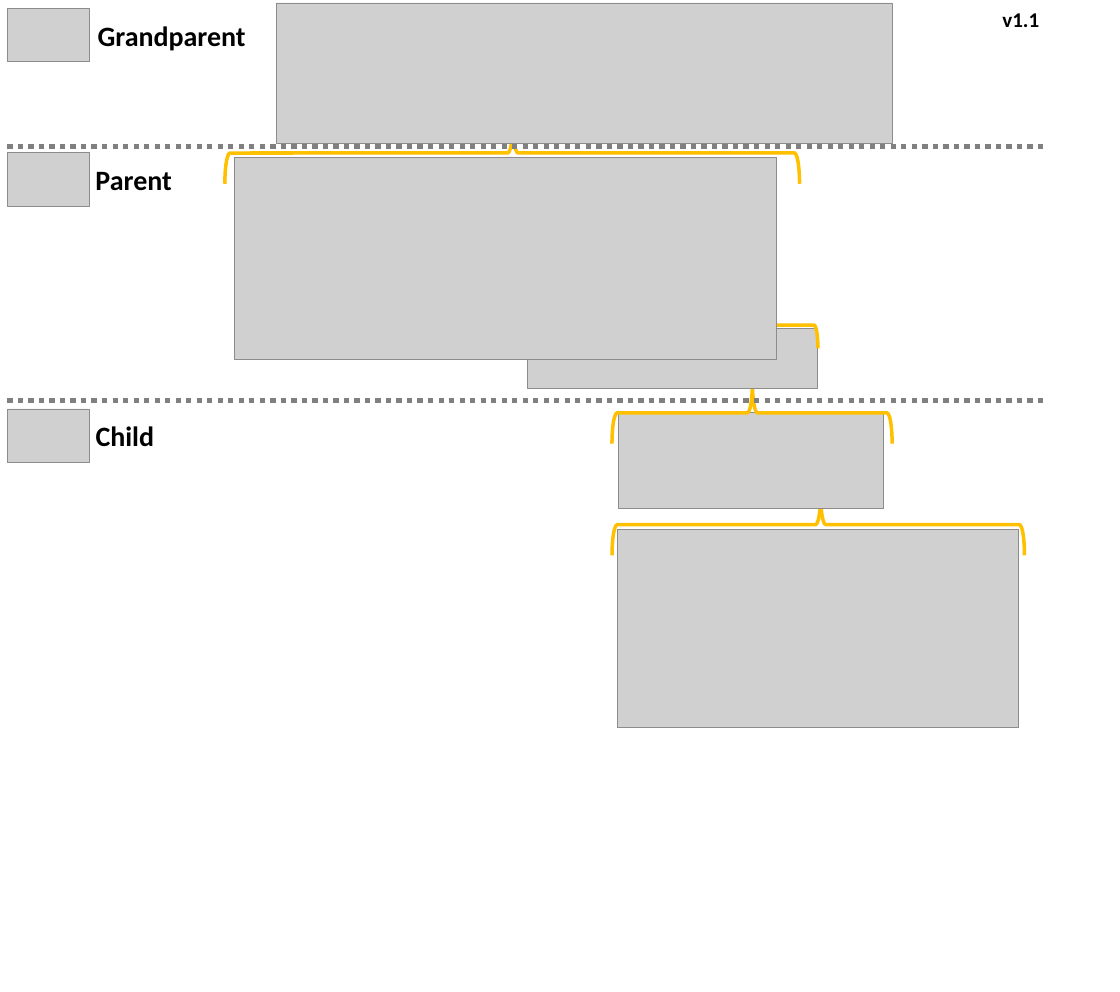
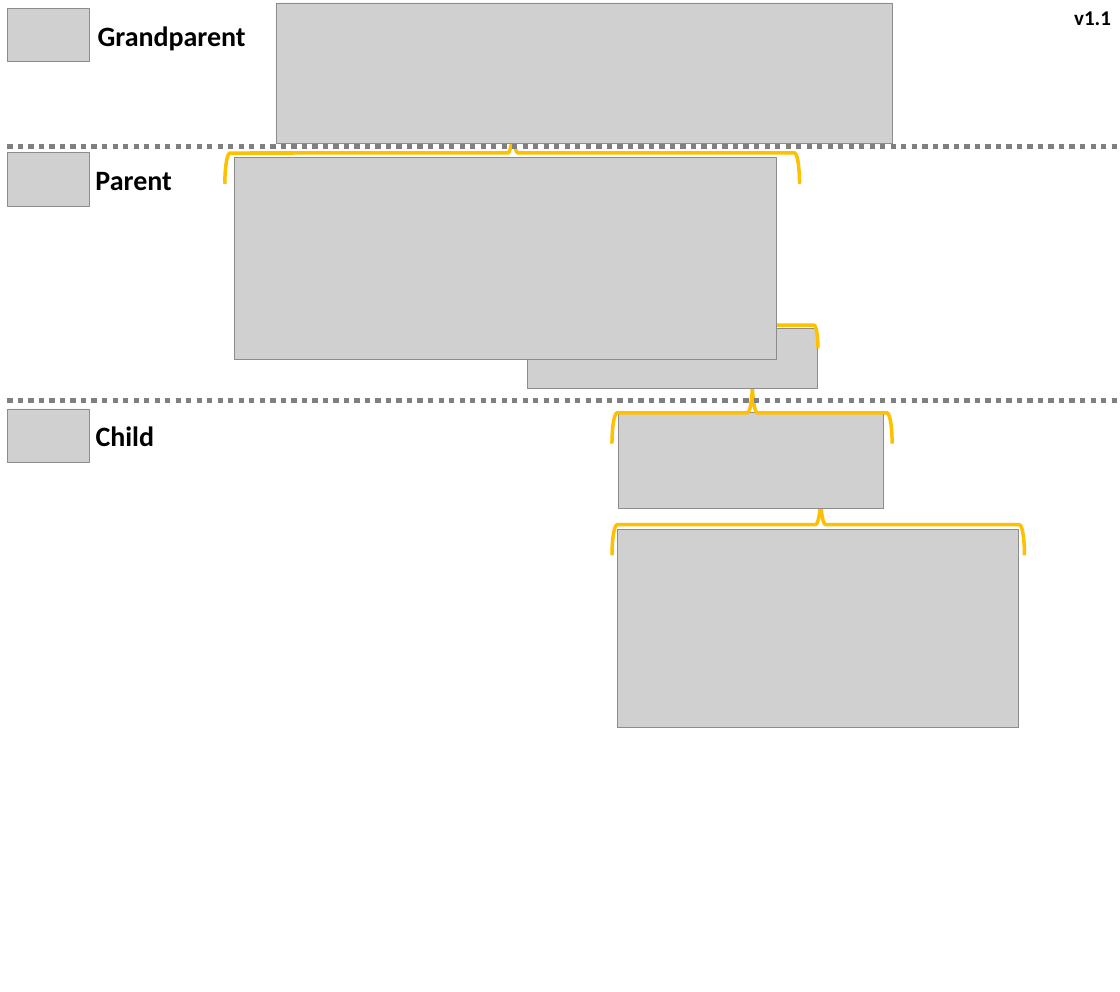
Before and after one commit to mrpaulandrew/procfwk, a slide deck: slide 2 of Images/All ADF Activities.pptx (slide 3 before the commit). Drawn at 1120x992 pixels with LibreOffice and Linux fonts; fonts in the diff are those of the drawing; grey boxes stand for pictures. Boxes give left, top, right and bottom in pixels: in the first picture for what was removed or moved away, otherwise in the second. Text is boxed around its words. In the diff, an @@ line names an element or a change of style, - is before the commit and + after.

```diff
--- a/Images/All ADF Activities.pptx
+++ b/Images/All ADF Activities.pptx
@@ text "v1.1": place and size @@
-text "v1.1" at bbox=[1002, 13, 1039, 27]
+text "v1.1" at bbox=[1074, 11, 1111, 25]
@@ line moved from (8, 146) - (1044, 146) to (8, 146) - (1120, 146) @@
@@ line moved from (8, 401) - (1044, 401) to (8, 401) - (1120, 401) @@
```
Also in this commit, not shown: 2 other slides changed, 1 slide removed, 1 other file.
